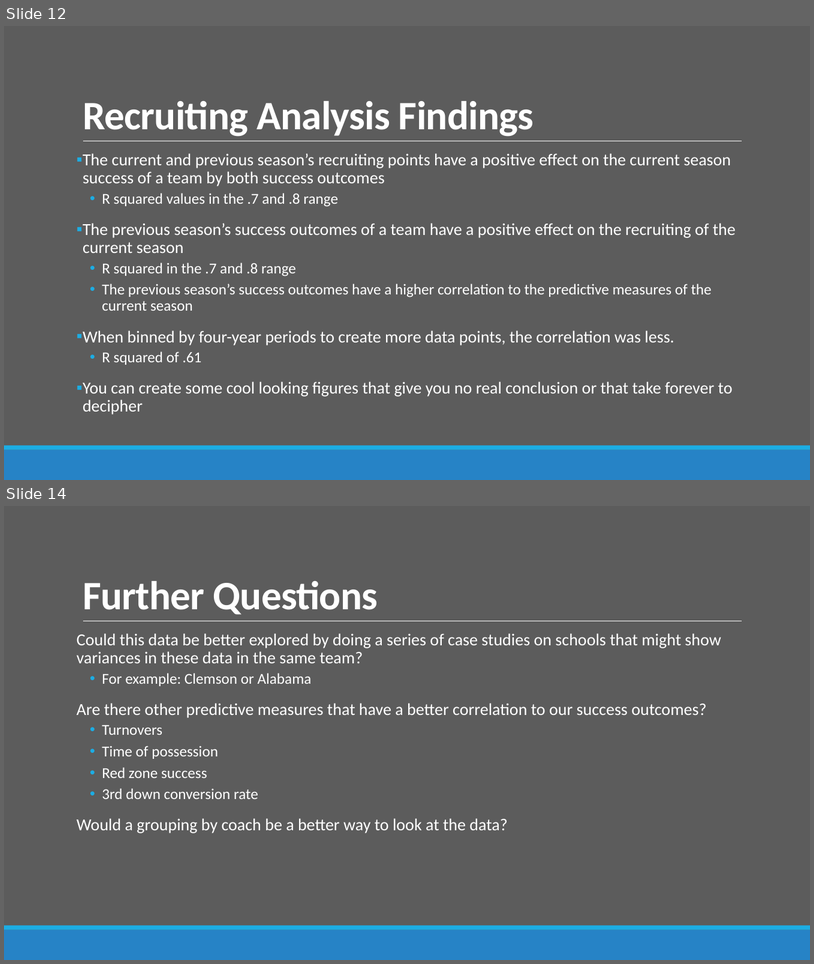
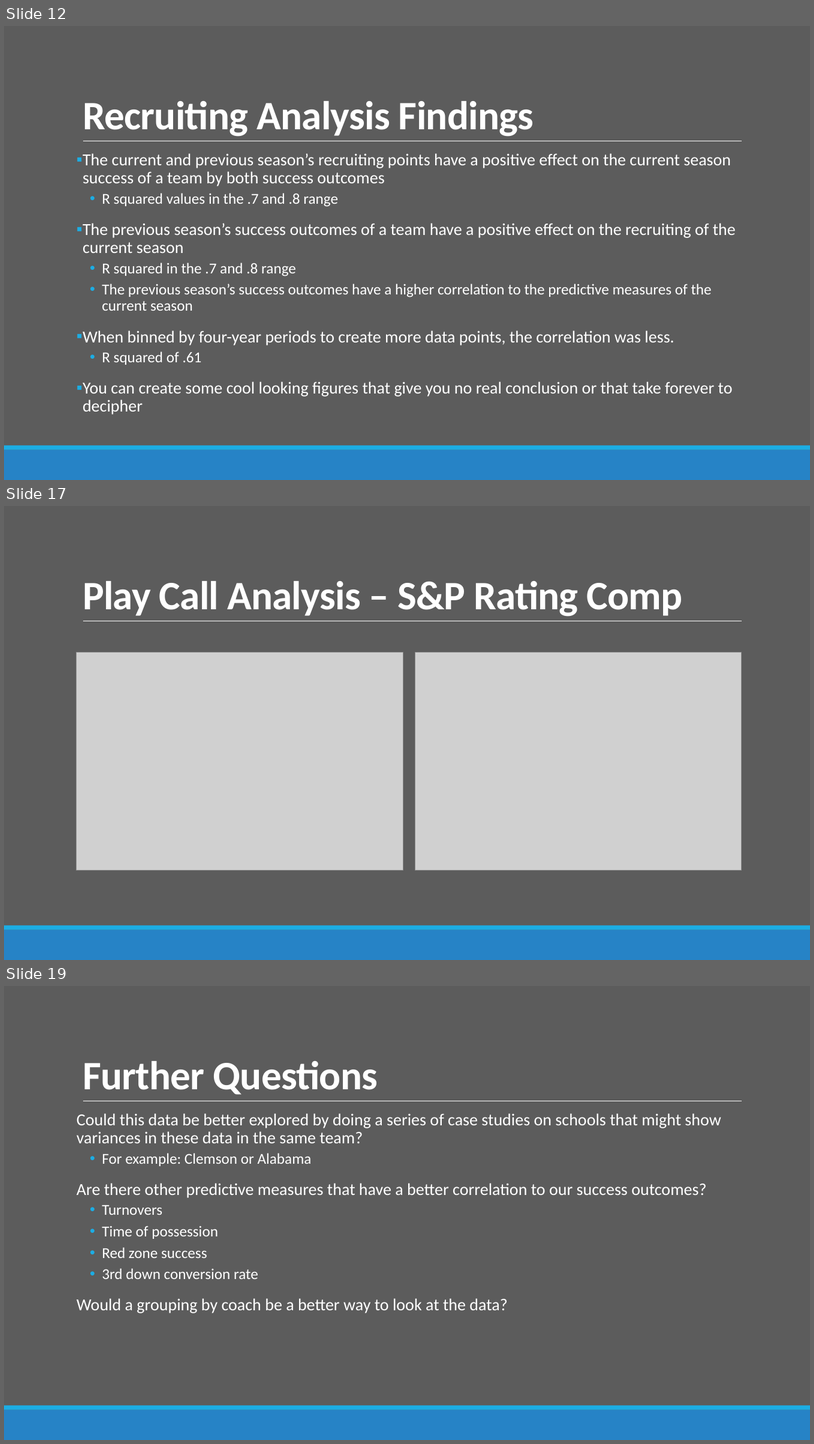
Before and after one commit to bdowd91/Project-1, a slide deck: CFBPresentation.pptx. Shown one above the other, each under a label of ours: slides 12 and 14 before the commit, slides 12, 17 and 19 after it; the slides between them are not shown. The pictures are 814x964 and 814x1444 pixels, drawn with LibreOffice and Linux fonts; fonts in the diff are those of the drawing; grey boxes stand for pictures. Boxes give left, top, right and bottom in pixels: in the first picture for what was removed or moved away, otherwise in the second. Text is boxed around its words. In the diff, an @@ line names an element or a change of style, - is before the commit and + after.

Commit message:
Small code changes and figure changes. Added key figures to PPT for play calling analysis

```diff
--- a/CFBPresentation.pptx
+++ b/CFBPresentation.pptx
@@ slide 17 added at (4,506,810,960), background #5C5C5C; not listed: 3 template elements that a slide beside it also shows @@
@@ title added at (83,581,683,616), 48 pt, text #FFFFFF, bold @@
+Play Call Analysis – S&P Rating Comp
@@ picture added at (77,652,403,870) @@
@@ picture added at (416,652,742,870) @@
@@ what was slide 14 is now slide 19 @@
```
Also in this commit, not shown: 1 slide changed, 4 other slides added, 21 other files.
